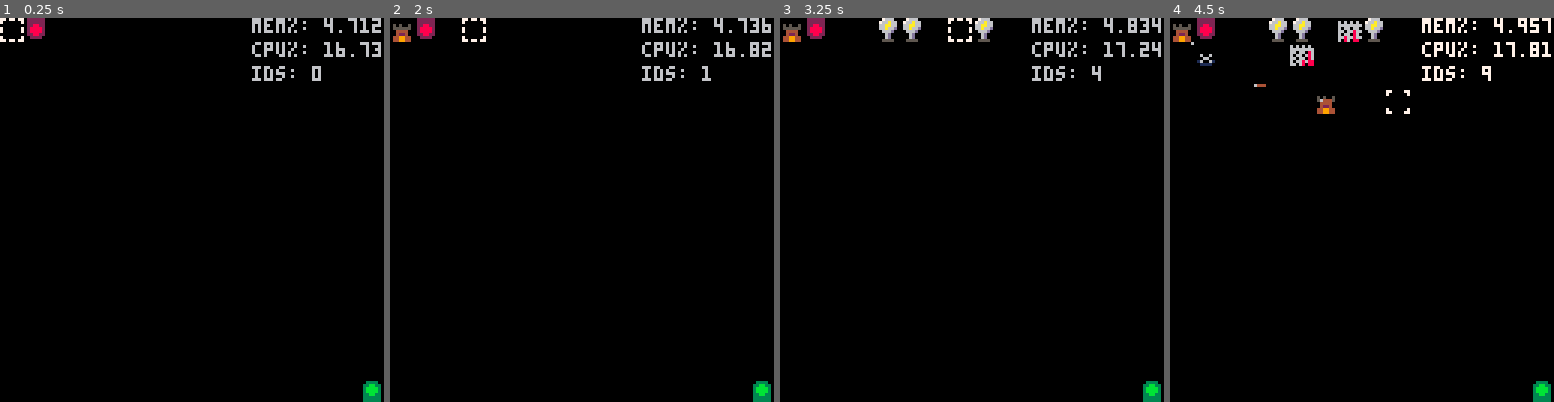
Above: before the commit, frames 1-4 (left to right).
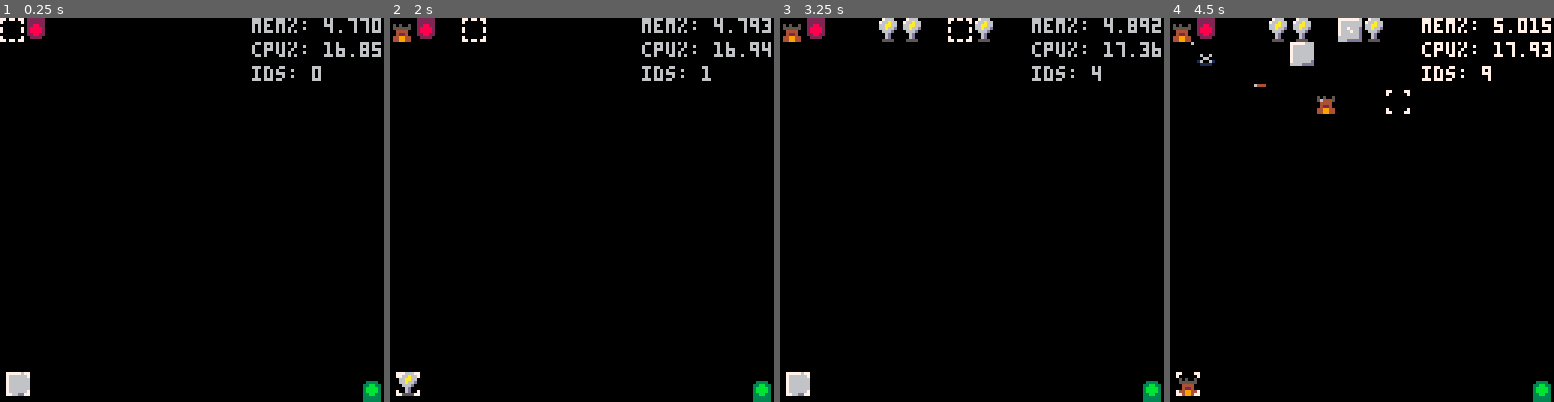
Above: after the commit, the same moments.

Repository: ClaytonKnittel/pico8-test
Game: PICO-8 cartridge clatt.p8
Same seed, same stepped clock (60 frames per second), same inputs: the game is played once before the commit and once after it.
Inputs:
- Up to frame 1 (0.25 s): no input
- Up to frame 2 (2 s): tap X (X key) at 0.33, 1.07, 1.85 s; tap O (Z key) at 0.7, 1.7 s; hold Right from 1.6 s (still down)
- Up to frame 3 (3.25 s): release Right at 2.1 s; tap O (Z key) at 2.1, 2.5, 2.9 s; hold Up 2.15-2.42 s; hold Right 2.47-3.03 s; tap X (X key) at 2.97 s; hold Left from 3.08 s (still down)
- Up to frame 4 (4.5 s): tap O (Z key) at 3.3, 3.7, 4.1 s; release Left at 3.58 s; hold Down 3.63-3.97 s; hold Right from 4.02 s (still down); tap X (X key) at 4.08 s

The runs differ from the first frame. In frame 1, 0.5% of the frame differs, in the area x 1-100%, y 0-99%; in frame 2, 0.4%; in frame 3, 0.5%; in frame 4, 0.9%.

Commit message:
new sprites

Diff:
--- a/clatt.p8
+++ b/clatt.p8
@@ -985,6 +985,22 @@
   print("ids: "..entity_map.num_allocated_ids(), 84, 16)
 end
 
+function DrawSelectedTowerHUD()
+  -- TODO can generate inverse map
+  local type_to_sprite = {
+    [TypeId.WALL] = TileSpriteId.WALL,
+    [TypeId.ARCHER] = TileSpriteId.ARCHER,
+    [TypeId.PINWHEEL] = TileSpriteId.PINWHEEL,
+    [TypeId.LIGHTNING] = TileSpriteId.LIGHTNING
+  }
+
+  local sprite_id = type_to_sprite[selected_tower]
+  if sprite_id then
+    spr(sprite_id, 2, 118)
+    spr(TileSpriteId.CURSOR+1, 2, 118)
+  end
+end
+
 function _update()
   UpdateInput()
   UpdateEntities()
@@ -996,6 +1012,7 @@
   DrawGrid()
   DrawEntities()
   DrawCursor()
+  DrawSelectedTowerHUD()
   DrawDebugStats()
 end
 
@@ -1006,19 +1023,19 @@
 Initialize()
 
 __gfx__
-00000000000000000000000000000000770770777700007700000000022222200000000000000000000000000000000000000000000600000076660000000000
-60606060606060600000000000600600700000077000000700333300022222200000000000000000000000000000000000000000070220700766a66000000000
-666666666666666600600600006006000000000000000000033bb330022882200505005000000000000000000004000000004000002ee200066aa66000000000
-66066086606606600006600000600600700000070000000003bbbb3002888820055555500000000000400000000040000000400002e2ee26066a66d000000000
-60660686660668660160061001600610700000070000000003bbbb3002888820004444000044460000044000000040000000400062ee2e2000666d0000000000
-660660866066086000111100001111000000000000000000033bb330022882200042240000000000000006000000060000006000002ee2000006d00000000000
-60668688668668660000000000000000700000077000000703333330002222000449944000000000000000000000000000000000070220700006d00000000000
-66068088608608800000000000000000770770777700007703333330000000000449944000000000000000000000000000000000000060000055550000000000
+77777666777777760000000000000000770770777700007700000000022222200000000000000000000000000000000000000000000600000076660000000000
+76666666766666660000000000600600700000077000000700333300022222200000000000000000000000000000000000000000070220700766a66000000000
+766666667666666600600600006006000000000000000000033bb330022882200505005000000000000000000004000000004000002ee200066aa66000000000
+766666667667666d0006600000600600700000070000000003bbbb3002888820055555500000000000400000000040000000400002e2ee26066a66d000000000
+766666667666766d0160061001600610700000070000000003bbbb3002888820004444000044460000044000000040000000400062ee2e2000666d0000000000
+766666667666666d00111100001111000000000000000000033bb330022882200042240000000000000006000000060000006000002ee2000006d00000000000
+7666666d6666666d0000000000000000700000077000000703333330002222000449944000000000000000000000000000000000070220700006d00000000000
+6666dddd666ddddd0000000000000000770770777700007703333330000000000449944000000000000000000000000000000000000060000055550000000000
 00000000000000000000000000000000000000000000000000000000000000000000000000000000000000000000000000000000000000000000000000000000
 00000000000000000000010000000100000000000000000000000000000000000000000000000000000000000000000000000000000000000000000000000000
 00000000000000000006061000666610000000000000000000000000000000000000000000000000000000000000000000000000000000000000000000000000
 00000000000000000000601000000010000000000000000000000000000000000000000000000000000000000000000000000000000000000000000000000000
-00000000000000000000601000000010000000a0ed00000000000000000000000000000000000000000000000000000000000000000000000000000000000000
+00000000000000000000601000000010000000a0ed000000ed000000000000000000000000000000000000000000000000000000000000000000000000000000
 00000000000000000006061000666610000000000000000000000000000000000000000000000000000000000000000000000000000000000000000000000000
 00000000000000000000010000000100000000000000000000000000000000000000000000000000000000000000000000000000000000000000000000000000
 00000000000000000000000000000000000000000000000000000000000000000000000000000000000000000000000000000000000000000000000000000000
